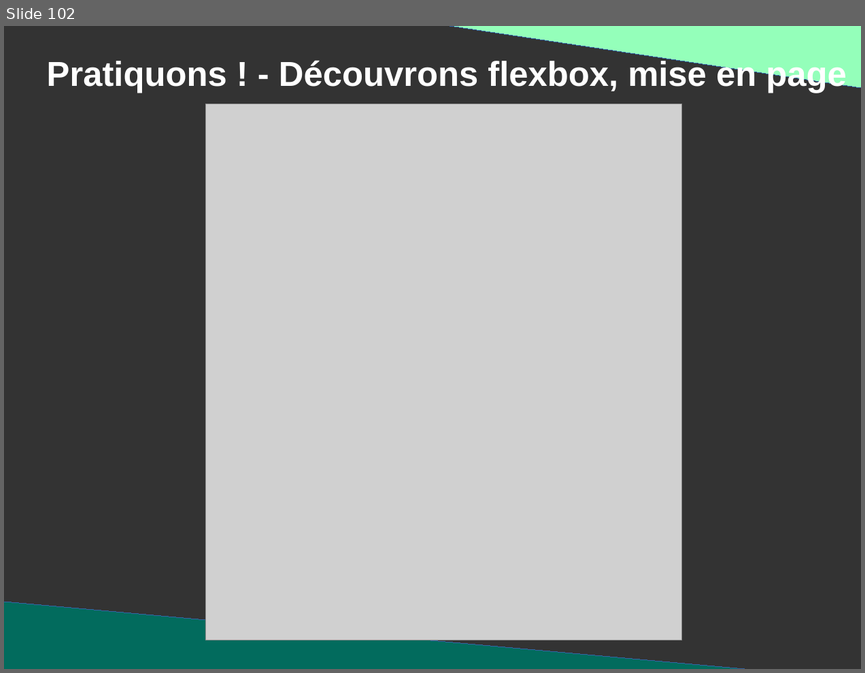
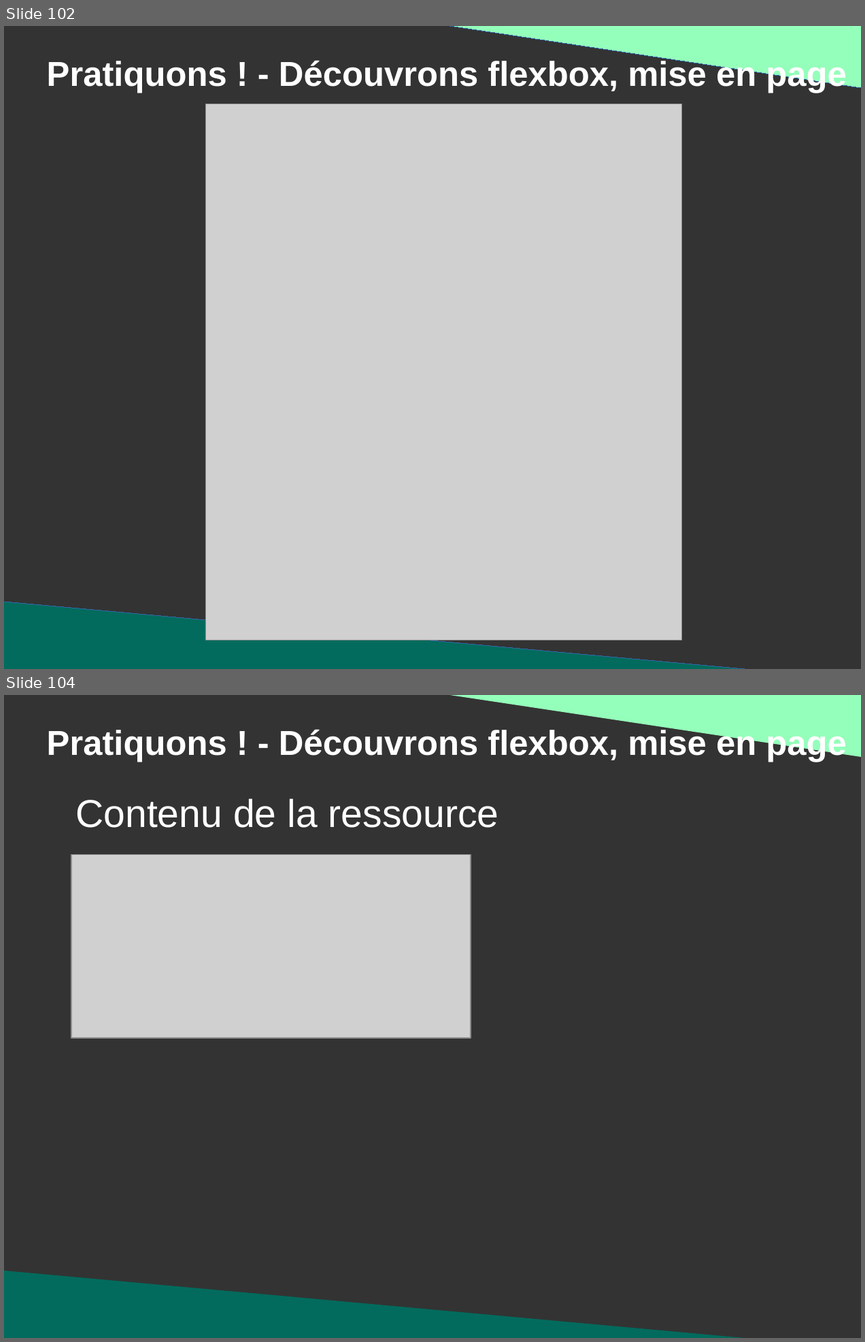
Before and after one commit to DanYellow/presentations, a slide deck: mmi/html/travaux-pratiques/numero-2/presentation.odp. Shown one above the other, each under a label of ours: slide 102 before the commit, slides 102 and 104 after it; the slides between them are not shown. The pictures are 865x673 and 865x1342 pixels, drawn with LibreOffice and Linux fonts; fonts in the diff are those of the drawing; grey boxes stand for pictures. Boxes give left, top, right and bottom in pixels: in the first picture for what was removed or moved away, otherwise in the second. Text is boxed around its words. In the diff, an @@ line names an element or a change of style, - is before the commit and + after.

Commit message:
Update ressource for TP2

```diff
--- a/mmi/html/travaux-pratiques/numero-2/presentation.odp
+++ b/mmi/html/travaux-pratiques/numero-2/presentation.odp
@@ slide 104 added at (x1=4, y1=695, x2=861, y2=1338), background #333333 @@
@@ right triangle added at (x1=419, y1=695, x2=861, y2=757), fill #94FFBA @@
@@ title added at (x1=47, y1=727, x2=846, y2=762), 32 pt, text #FFFFFF, bold @@
+Pratiquons ! - Découvrons flexbox, mise en page
@@ text added at (x1=75, y1=798, x2=499, y2=828), 36 pt, text #FFFFFF @@
+Contenu de la ressource
@@ picture added at (x1=71, y1=854, x2=471, y2=1038) @@
@@ right triangle added at (x1=4, y1=1270, x2=805, y2=1338), fill #026B5D @@
```
Also in this commit, not shown: 5 slides changed, 2 other slides added, 3 other files.
